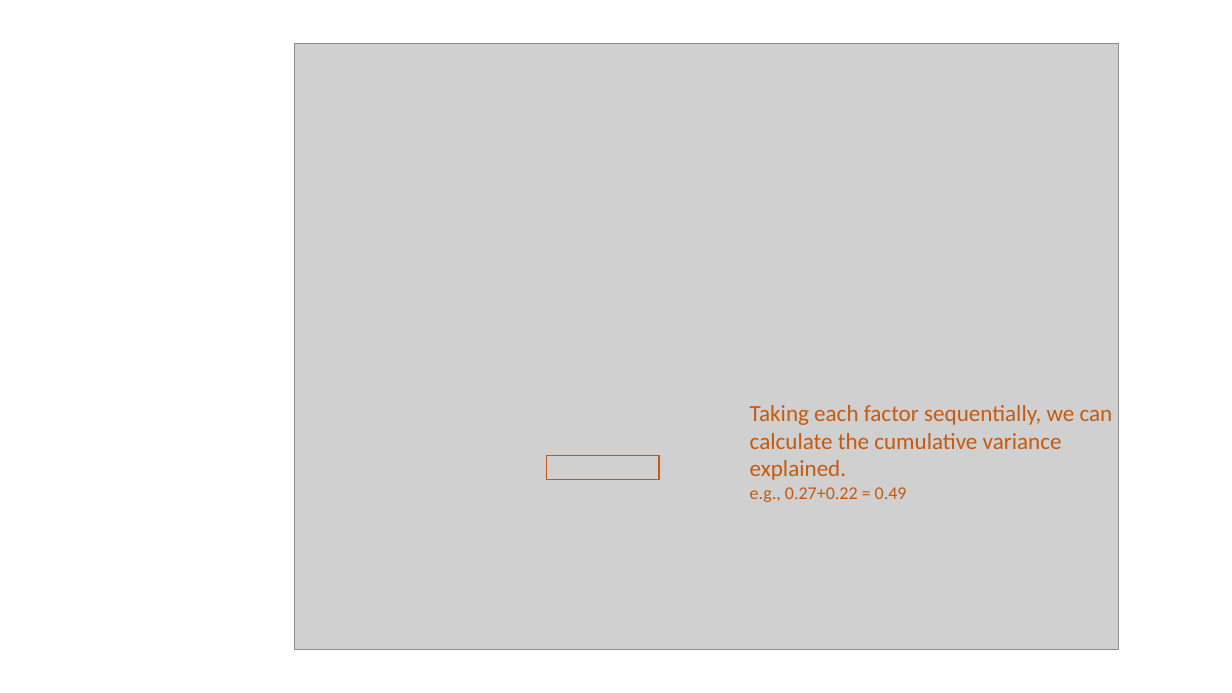
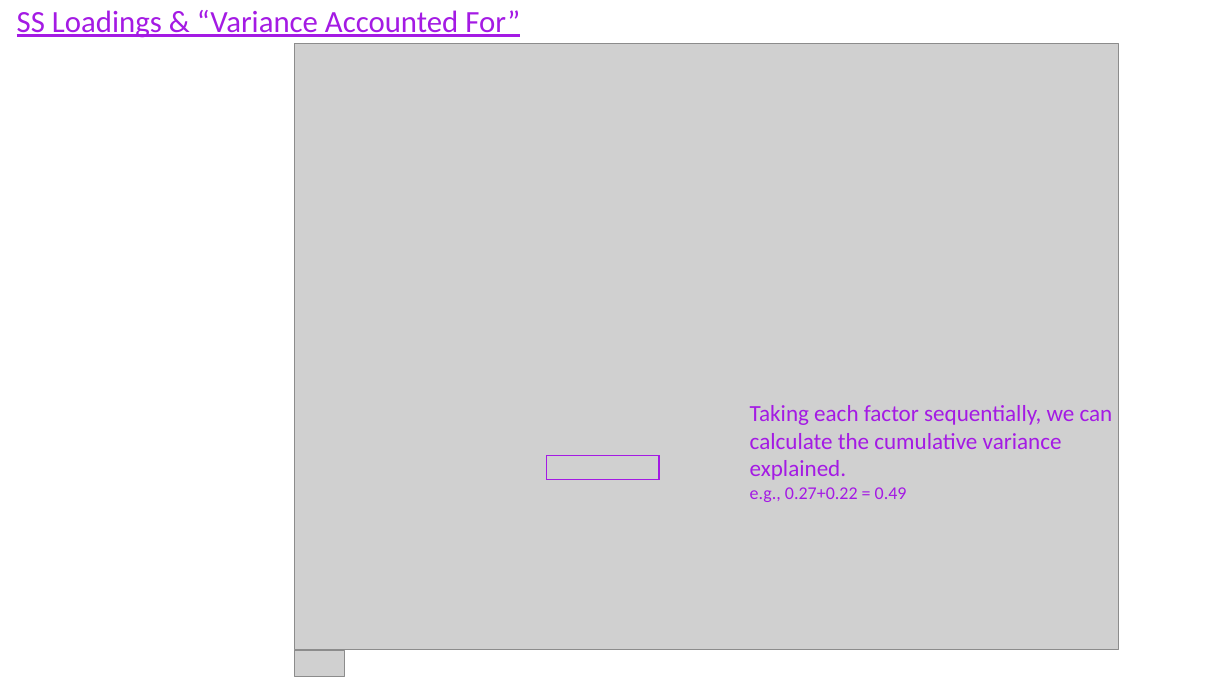
Before and after one commit to uoepsy/msmr, a slide deck: slide 8 of msmr_labs/images/efa_output.pptx (slide 7 before the commit). Drawn at 1232x693 pixels with LibreOffice and Linux fonts; fonts in the diff are those of the drawing; grey boxes stand for pictures. Boxes give left, top, right and bottom in pixels: in the first picture for what was removed or moved away, otherwise in the second. Text is boxed around its words. In the diff, an @@ line names an element or a change of style, - is before the commit and + after.

```diff
--- a/msmr_labs/images/efa_output.pptx
+++ b/msmr_labs/images/efa_output.pptx
@@ text added at [17,10,520,38], 24 pt, text #A41AE4, underline @@
+SS Loadings & “Variance Accounted For”
@@ text "Taking each factor sequentially, we ..." at [750,405,1113,502]: text colour #C55A11 to #A41AE4 @@
@@ rectangle at [547,456,660,480]: outline #C55A11 1 pt to #A41AE4 1 pt @@
@@ picture added at [295,651,344,677] @@
```
Also in this commit, not shown: 8 other slides changed, 4 slides added, 2 other files.
